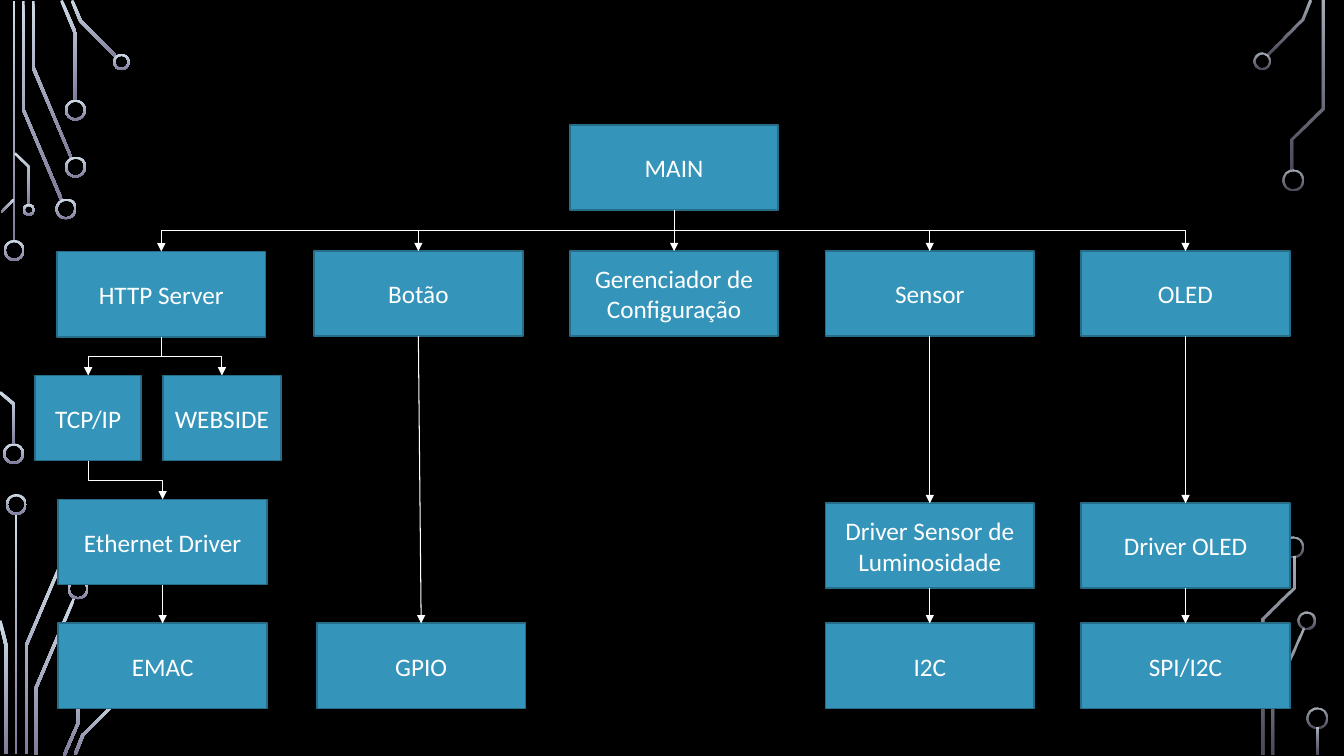
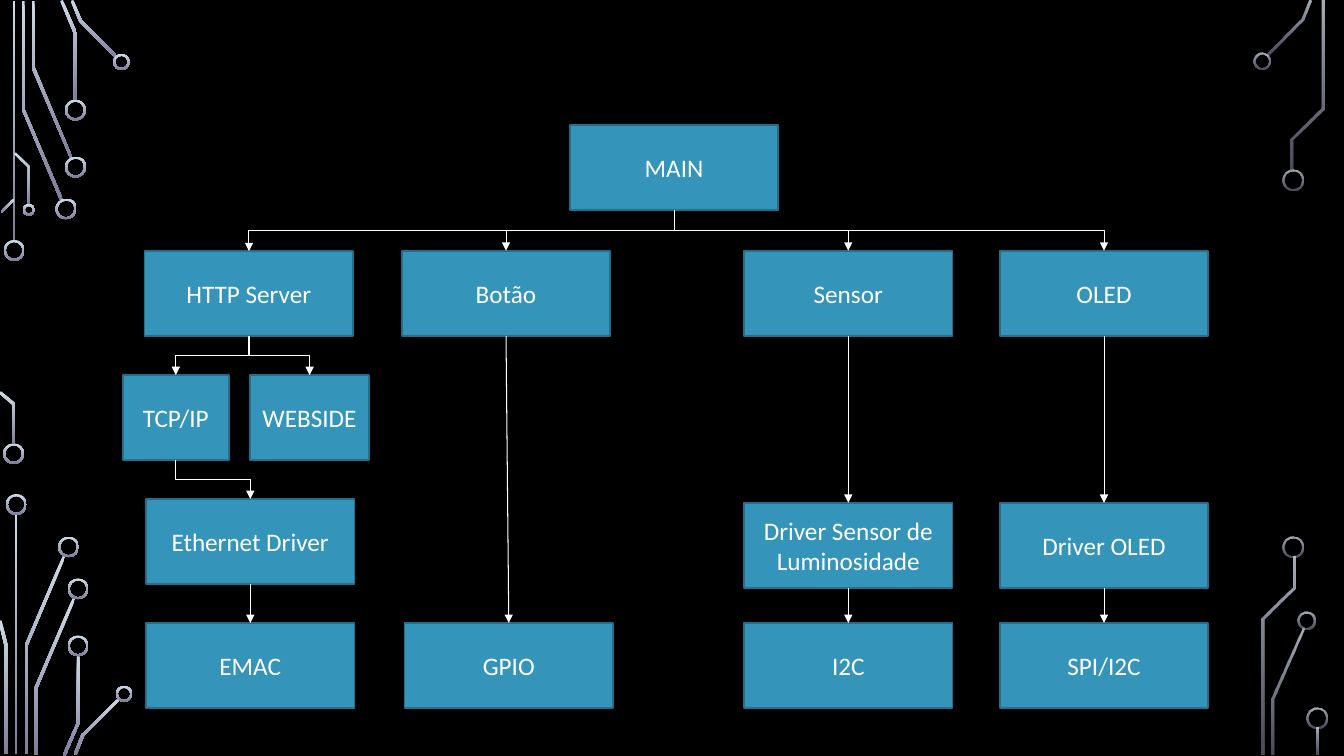
Before and after one commit to joserodrigosantos/EC020, a slide deck: slide 3 of diagramas.pptx. Drawn at 1344x756 pixels with LibreOffice and Linux fonts; fonts in the diff are those of the drawing; background and template pictures are left out. Boxes give left, top, right and bottom in pixels: in the first picture for what was removed or moved away, otherwise in the second. Text is boxed around its words. In the diff, an @@ line names an element or a change of style, - is before the commit and + after.

```diff
--- a/diagramas.pptx
+++ b/diagramas.pptx
@@ elbow arrow moved from (675, 211) - (161, 252) to (675, 211) - (249, 251) @@
@@ elbow arrow moved from (675, 211) - (418, 251) to (675, 211) - (506, 251) @@
@@ elbow arrow moved from (675, 211) - (1186, 251) to (675, 211) - (1104, 251) @@
@@ elbow arrow moved from (675, 211) - (930, 251) to (675, 211) - (849, 251) @@
@@ arrow removed from (675, 211) to (675, 251) @@
@@ rectangle removed at [570, 251, 778, 336] @@
-Gerenciador de Configuração
@@ 3 rectangles, 2 elbow arrows: place and size @@
-3 rectangles, 2 elbow arrows at [57, 251, 525, 708]
+3 rectangles, 2 elbow arrows at [144, 251, 613, 708]
@@ 4 rectangles, 2 arrows, 1 elbow arrow: place and size @@
-4 rectangles, 2 arrows, 1 elbow arrow at [35, 337, 421, 708]
+4 rectangles, 2 arrows, 1 elbow arrow at [123, 336, 509, 708]
@@ 6 rectangles, 4 arrows: place and size @@
-6 rectangles, 4 arrows at [826, 251, 1291, 708]
+6 rectangles, 4 arrows at [744, 251, 1209, 708]
@@ freeform shape added at [68, 635, 89, 656], fill gradient #CEDBE6 to #7F7B9A @@
@@ freeform shape added at [116, 686, 133, 702], fill gradient #CEDBE6 to #7F7B9A @@
```
Also in this commit, not shown: 2 other slides changed, 3 other files.
